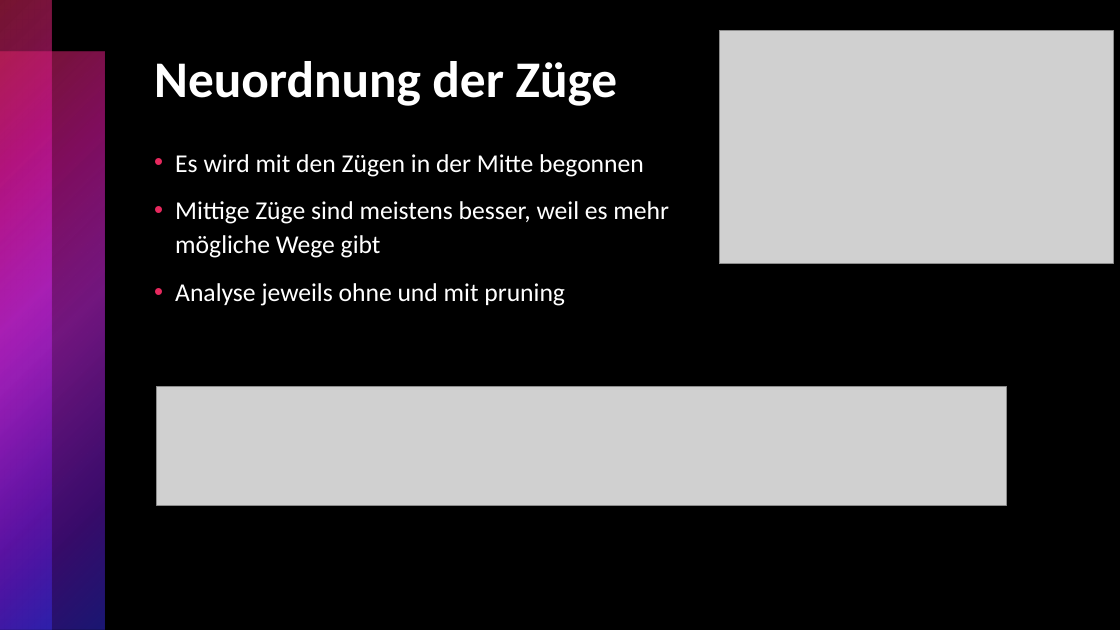
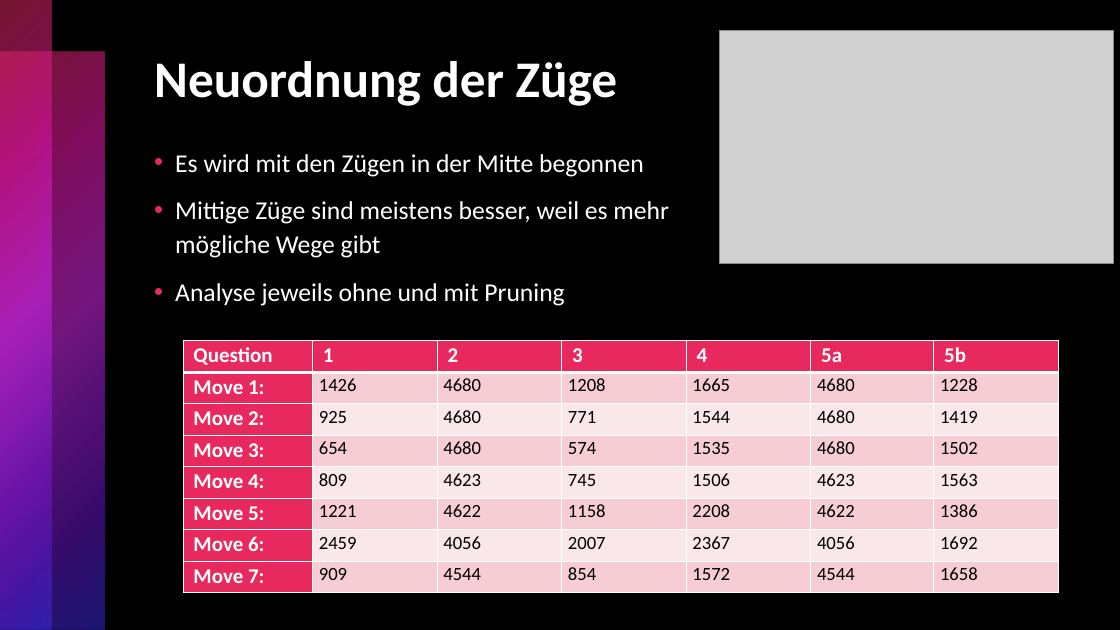
Before and after one commit to f-Hirschmann/ConnectFour-AI, a slide deck: slide 9 of doc/Präsentation.pptx. Drawn at 1120x630 pixels with LibreOffice and Linux fonts; fonts in the diff are those of the drawing; grey boxes stand for pictures. Boxes give left, top, right and bottom in pixels: in the first picture for what was removed or moved away, otherwise in the second. Text is boxed around its words. In the diff, an @@ line names an element or a change of style, - is before the commit and + after.

Commit message:
Folie 9 und 10 upgedated, sowie Folie 4 die Tabelle mit Doku upgedatet

```diff
--- a/doc/Präsentation.pptx
+++ b/doc/Präsentation.pptx
@@ text at [175,283,564,306]: text changed @@
-• Analyse jeweils ohne und mit pruning
+• Analyse jeweils ohne und mit Pruning
@@ table added at [183,341,1058,593], 8 rows, 7 columns @@
+Question | 1 | 2 | 3 | 4 | 5a | 5b
+Move 1: | 1426 | 4680 | 1208 | 1665 | 4680 | 1228
+Move 2: | 925 | 4680 | 771 | 1544 | 4680 | 1419
+Move 3: | 654 | 4680 | 574 | 1535 | 4680 | 1502
+Move 4: | 809 | 4623 | 745 | 1506 | 4623 | 1563
+Move 5: | 1221 | 4622 | 1158 | 2208 | 4622 | 1386
+Move 6: | 2459 | 4056 | 2007 | 2367 | 4056 | 1692
+Move 7: | 909 | 4544 | 854 | 1572 | 4544 | 1658
@@ picture removed at [157,386,1007,506] @@
```
Also in this commit, not shown: 3 other slides changed.
